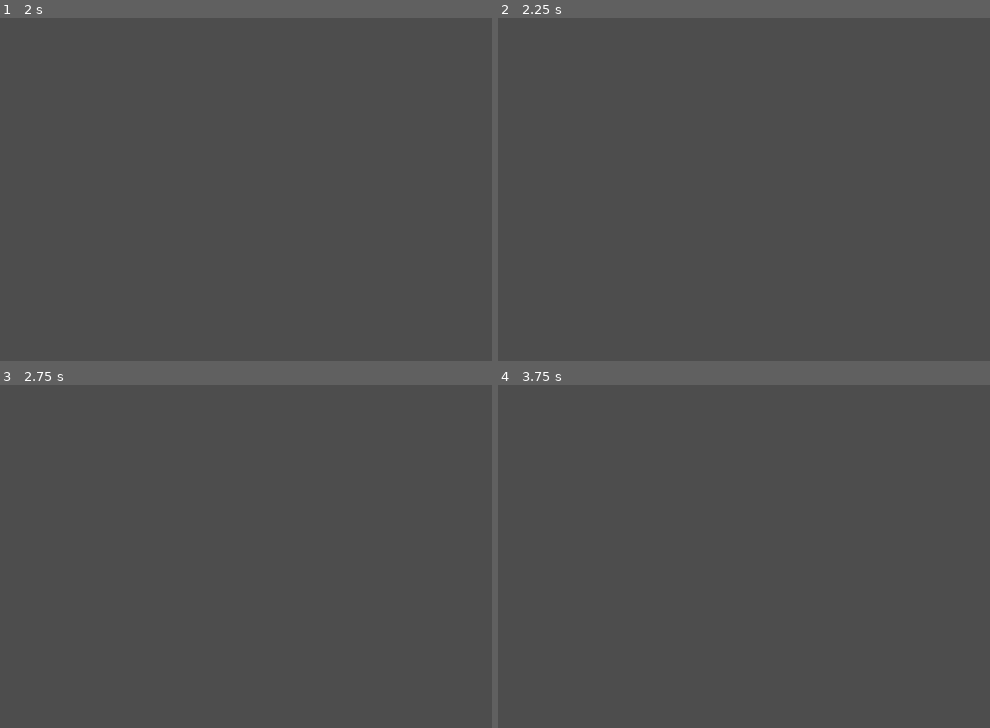
Above: before the commit, frames 1-4 (two rows, left to right).
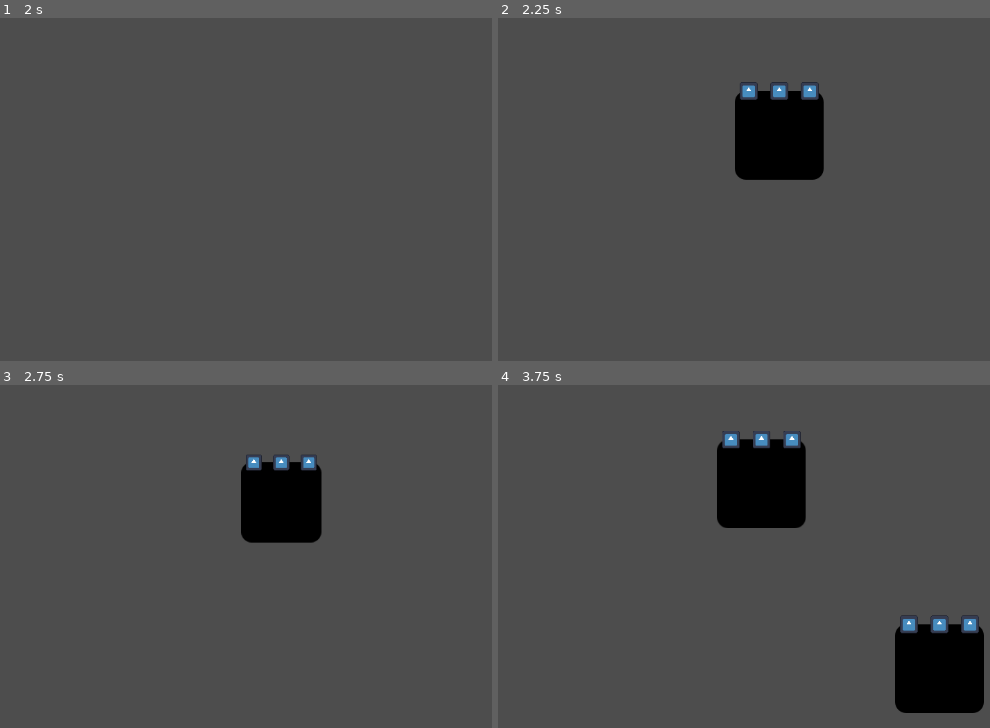
Above: after the commit, the same moments.

Repository: Andrien777/tvbuilder-m
Game: Godot game, scene res://main_scene.tscn
Same seed, same stepped clock (60 frames per second), same inputs: the game is played once before the commit and once after it. The engine's default icon, where the game draws it, is replaced by a stand-in: a white triangle on a blue panel in a dark square.
Inputs (mouse positions are in pixels of both pictures, inside the frame that each line leads up to):
- Up to frame 1 (2 s): tap Enter at 0.5 s; move the mouse to (378, 213) at 0.52 s; tap Mouse wheel down (ZoomDown, bound only after the commit) at 0.6 s; click (378, 213) at 0.67 s; tap Mouse wheel up (ZoomUp, bound only after the commit) at 0.8 s; tap Space at 1.25 s; drag from (39, 258) to (162, 323) at 1.27 s
- Up to frame 2 (2.25 s): tap Enter at 2 s; move the mouse to (778, 134) at 2.02 s; hold A (create_and2, bound only after the commit) from 2.03 s (still down); click (778, 134) at 2.17 s
- Up to frame 3 (2.75 s): keep holding A (create_and2, bound only after the commit); tap Mouse wheel down (ZoomDown, bound only after the commit) at 2.3 s
- Up to frame 4 (3.75 s): release A (create_and2, bound only after the commit) at 2.75 s; tap Space at 2.75 s; drag from (660, 690) to (outside the picture) at 2.77 s; tap Enter at 3.5 s; move the mouse to (940, 669) at 3.52 s; hold A (create_and2, bound only after the commit) from 3.53 s (still down); tap Mouse wheel up (ZoomUp, bound only after the commit) at 3.6 s; click (940, 669) at 3.67 s

Frame 1 is identical in both runs. In frame 2, 4.8% of the frame differs, in the area x 48-67%, y 18-48%; in frame 3, 3.9%; in frame 4, 9.4%, in the area x 44-99%, y 13-96%.

Commit message:
Added and2

Diff:
--- /dev/null
+++ b/and2.json
@@ -0,0 +1,27 @@
+{
+	"num_pins": 3,
+	"height": 25,
+	"width": 25,
+	"texture": "",
+	"pinSpecifications": [
+		{
+			"index": 1,
+			"direction": "DIRECTION_INPUT",
+			"position": "TOP",
+			"readable_name": "Вход A",
+			"description": ""
+		},{
+			"index": 2,
+			"direction": "DIRECTION_INPUT",
+			"position": "TOP",
+			"readable_name": "Вход B",
+			"description": ""
+		},{
+			"index": 3,
+			"direction": "DIRECTION_OUTPUT",
+			"position": "TOP",
+			"readable_name": "Выход A&B",
+			"description": "Описание"
+		}
+	]
+}
--- /dev/null
+++ b/components/ic/logic/And2.gd
@@ -0,0 +1,12 @@
+extends CircuitComponent
+
+class_name And2
+
+# Called when the node enters the scene tree for the first time.
+func _ready() -> void:
+	pass # Replace with function body.
+
+
+
+func _process_signal():
+	pins[2] = pins[1] & pins[0]
--- a/components/pin.gd
+++ b/components/pin.gd
@@ -41,3 +41,7 @@
 func _input_event(viewport: Viewport, event: InputEvent, shape_idx: int) -> void:
 	if event is InputEventMouseButton and event.pressed and Input.is_mouse_button_pressed(MOUSE_BUTTON_RIGHT):
 		WireManager.register_wire_point(self)
+func _mouse_enter() -> void:
+	PopupManager.display_hint(readable_name,description,self.global_position)
+func _mouse_exit()->void:
+	PopupManager.hide_hint()
--- a/main_scene.gd
+++ b/main_scene.gd
@@ -12,12 +12,15 @@
 func _input(event):
 	if event.is_action_pressed("create_debug_object"):
 		var spec = ComponentSpecification.new()
-		spec.initialize_from_json("res://switch.json")
+		spec.initialize_from_json("res://sample.json")
 		var comp = CircuitComponent.new()
 		comp.initialize(spec)
 		comp.position = get_global_mouse_position()
 		add_child(comp)
-		#var switch = Switch.new()
-		#switch.initialize(spec)
-		#switch.position = get_global_mouse_position()
-		#add_child(switch)
+	elif event.is_action_pressed("create_and2"):
+		var spec = ComponentSpecification.new()
+		spec.initialize_from_json("res://and2.json")
+		var comp = And2.new()
+		comp.initialize(spec)
+		comp.position = get_global_mouse_position()
+		add_child(comp)
--- a/main_scene.tscn
+++ b/main_scene.tscn
@@ -1,6 +1,10 @@
-[gd_scene load_steps=2 format=3 uid="uid://donyllnb277wd"]
+[gd_scene load_steps=3 format=3 uid="uid://donyllnb277wd"]
 
 [ext_resource type="Script" path="res://main_scene.gd" id="1_8vqs3"]
+[ext_resource type="Script" path="res://camera_2d.gd" id="2_pmywl"]
 
 [node name="RootNode" type="Node2D"]
 script = ExtResource("1_8vqs3")
+
+[node name="Camera2D" type="Camera2D" parent="."]
+script = ExtResource("2_pmywl")
--- a/project.godot
+++ b/project.godot
@@ -19,6 +19,7 @@
 
 NetConstants="*res://netlist/net_constants.gd"
 WireManager="*res://netlist/wire_manager.gd"
+PopupManager="*res://ui/popup/popup_manager.gd"
 
 [dotnet]
 
@@ -31,3 +32,18 @@
 "events": [Object(InputEventKey,"resource_local_to_scene":false,"resource_name":"","device":-1,"window_id":0,"alt_press …(191 unchanged characters)…
 ]
 }
+ZoomUp={
+"deadzone": 0.5,
+"events": [Object(InputEventMouseButton,"resource_local_to_scene":false,"resource_name":"","device":-1,"window_id":0,"alt_pressed":false,"shift_pressed":false,"ctrl_pressed":false,"meta_pressed":false,"button_mask":8,"position":Vector2(70, 14),"global_position":Vector2(79, 60),"factor":1.0,"button_index":4,"canceled":false,"pressed":true,"double_click":false,"script":null)
+]
+}
+ZoomDown={
+"deadzone": 0.5,
+"events": [Object(InputEventMouseButton,"resource_local_to_scene":false,"resource_name":"","device":-1,"window_id":0,"alt_pressed":false,"shift_pressed":false,"ctrl_pressed":false,"meta_pressed":false,"button_mask":16,"position":Vector2(282, 4),"global_position":Vector2(291, 50),"factor":1.0,"button_index":5,"canceled":false,"pressed":true,"double_click":false,"script":null)
+]
+}
+create_and2={
+"deadzone": 0.5,
+"events": [Object(InputEventKey,"resource_local_to_scene":false,"resource_name":"","device":-1,"window_id":0,"alt_pressed":false,"shift_pressed":false,"ctrl_pressed":false,"meta_pressed":false,"pressed":false,"keycode":0,"physical_keycode":65,"key_label":0,"unicode":97,"location":0,"echo":false,"script":null)
+]
+}
